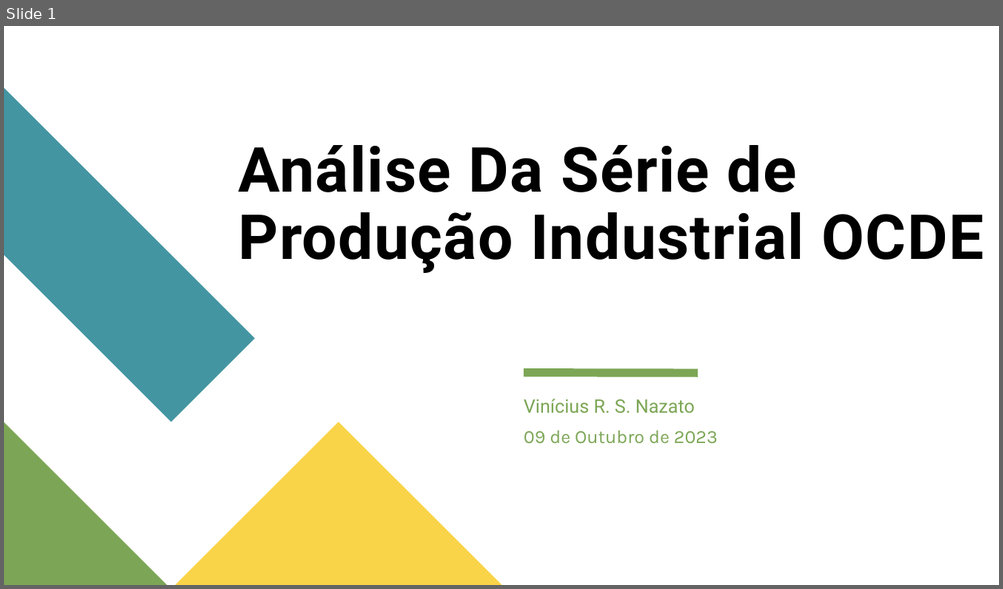
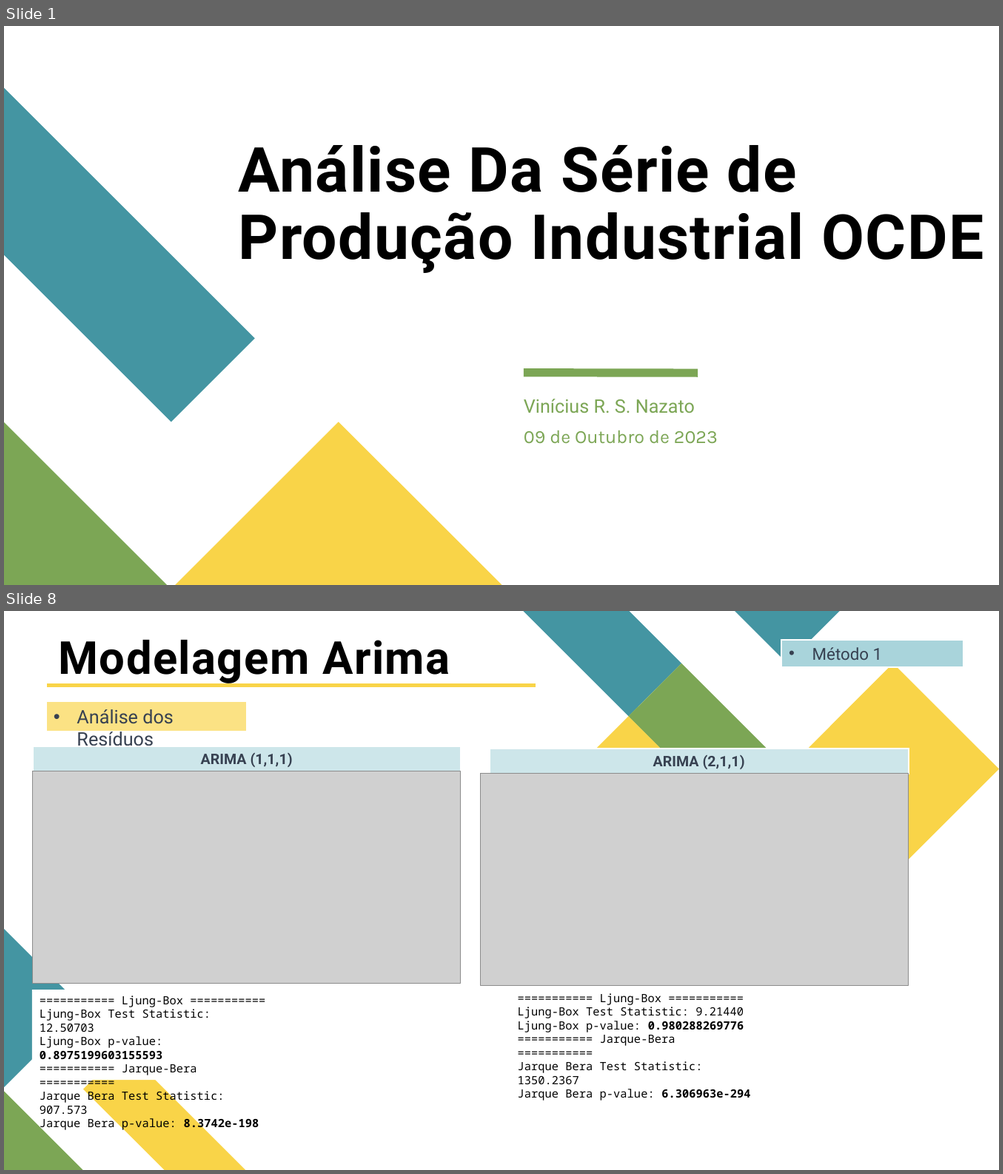
Before and after one commit to ViniNazato/PredictingIndustrialProduction, a slide deck: Análise Da Série de Produção Industrial OCDE.pptx. Shown one above the other, each under a label of ours: slide 1 before the commit, slides 1 and 8 after it; the slides between them are not shown. The pictures are 1003x589 and 1003x1174 pixels, drawn with LibreOffice and Linux fonts; fonts in the diff are those of the drawing; grey boxes stand for pictures. Boxes give left, top, right and bottom in pixels: in the first picture for what was removed or moved away, otherwise in the second. Text is boxed around its words. In the diff, an @@ line names an element or a change of style, - is before the commit and + after.

```diff
--- a/Análise Da Série de Produção Industrial OCDE.pptx
+++ b/Análise Da Série de Produção Industrial OCDE.pptx
@@ slide 8 added at (4, 611, 999, 1170), background #FFFFFF @@
@@ title added at (59, 639, 449, 685), 44 pt, text #000000, bold @@
+Modelagem Arima
@@ rectangle added at (782, 639, 964, 667), fill #A9D4DB, outline #FFFFFF 1.5 pt, 16 pt, text #374151 @@
+• Método 1
@@ group added at (523, 611, 999, 875): 5 freeform shapes @@
@@ rectangle added at (46, 683, 537, 688), fill #F9D448, outline #FFFFFF 1.5 pt @@
@@ rectangle added at (46, 701, 247, 731), fill #FBE284, outline #FFFFFF 1.5 pt, 18 pt, text #374151 @@
+• Análise dos Resíduos
@@ rectangle added at (33, 746, 461, 772), fill #CDE6EA, outline #FFFFFF 1.5 pt, 14 pt, text #374151, bold @@
+ARIMA (1,1,1)
@@ rectangle added at (489, 749, 908, 774), fill #CDE6EA, outline #FFFFFF 1.5 pt, 14 pt, text #374151, bold @@
+ARIMA (2,1,1)
@@ picture added at (33, 772, 461, 983) @@
@@ picture added at (481, 774, 908, 985) @@
@@ freeform shape added at (4, 930, 83, 1088), fill #4495A2 @@
@@ rectangle added at (32, 990, 279, 1080), fill #FFFFFF, 11 pt, text #000000 @@
+=========== Ljung-Box ===========
+Ljung-Box Test Statistic: 12.50703
+Ljung-Box p-value: 0.8975199603155593
+=========== Jarque-Bera ===========
+Jarque Bera Test Statistic: 907.573
+Jarque Bera p-value: 8.3742e-198
@@ text added at (518, 994, 750, 1101), 11 pt, text #000000 @@
+=========== Ljung-Box ===========
+Ljung-Box Test Statistic: 9.21440
+Ljung-Box p-value: 0.980288269776
+=========== Jarque-Bera ===========
+Jarque Bera Test Statistic: 1350.2367
+Jarque Bera p-value: 6.306963e-294
@@ freeform shape added at (83, 1049, 245, 1170), fill #F9D448 @@
@@ freeform shape added at (4, 1091, 83, 1170), fill #7CA655 @@
```
Also in this commit, not shown: 2 slides changed, 23 other slides added, 3 slides removed, 8 other files.
